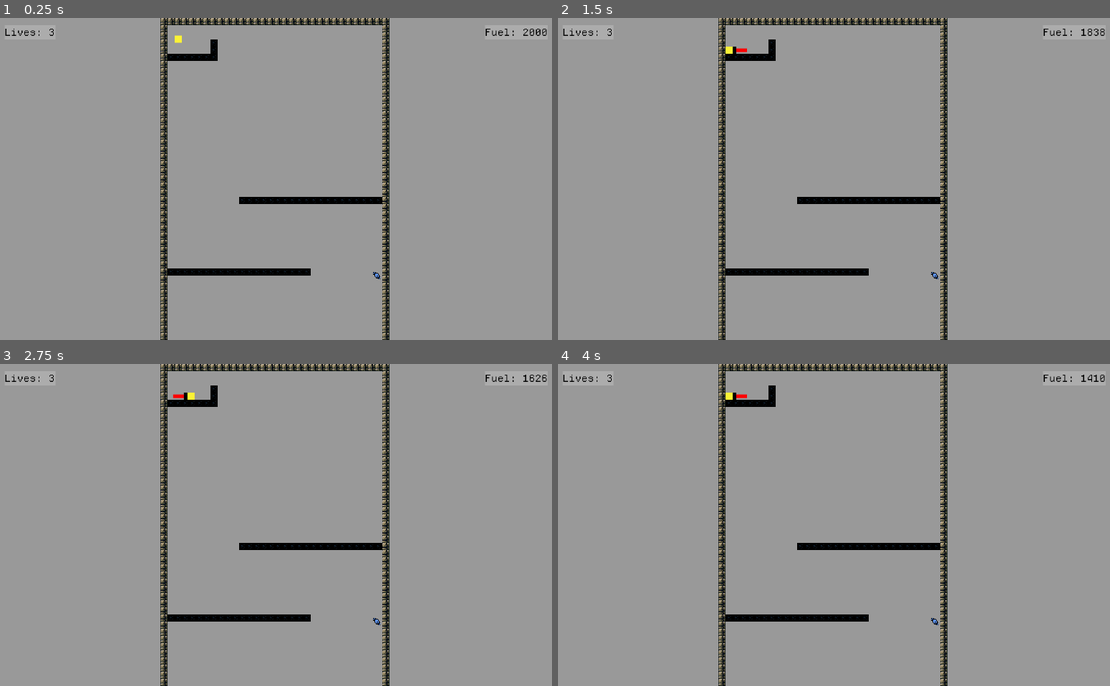
Above: before the commit, frames 1-4 (two rows, left to right).
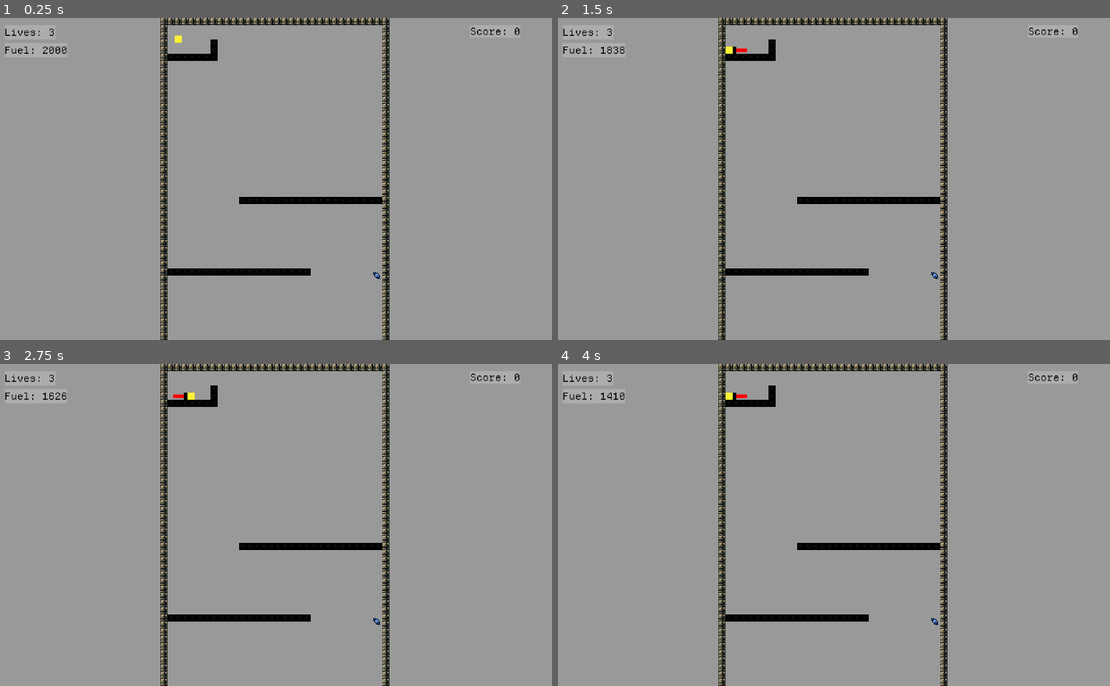
Above: after the commit, the same moments.

Repository: OSGH-web/balloon-movement-demo
Game: Godot game, scene res://scenes/main.tscn
Same seed, same stepped clock (60 frames per second), same inputs: the game is played once before the commit and once after it.
Inputs:
- Up to frame 1 (0.25 s): no input
- Up to frame 2 (1.5 s): tap Enter at 0.5 s; hold Right (ui_right) from 0.53 s (still down); tap Up (ui_up) at 0.77 s; tap Space at 1.25 s
- Up to frame 3 (2.75 s): tap Up (ui_up) at 1.52 s; release Right (ui_right) at 2.03 s; hold Left (ui_left) from 2.03 s (still down)
- Up to frame 4 (4 s): release Left (ui_left) at 2.78 s; hold Right (ui_right) from 2.78 s (still down); tap Up (ui_up) at 3.02, 3.77 s

The runs differ from the first frame. In frame 1, 0.2% of the frame differs, in the area x 0-100%, y 2-12%; in frame 2, 0.2%; in frame 3, 0.2%; in frame 4, 0.2%.

Commit message:
Implemented player score (#29)
* Implemented player score

* Use correct Unique name for `GameInfo` UI Panel in `game_manager.gd`

---------

Co-authored-by: OSGH-web <btaussig97+open-source-github@gmail.com>

Diff:
--- a/levels/1-11_guantlet.tscn
+++ b/levels/1-11_guantlet.tscn
@@ -42,15 +42,15 @@
 position = Vector2(384, 736)
 size = Vector2(240, 600)
 
-[node name="Slime" parent="." index="14" instance=ExtResource("4_0alfw")]
+[node name="Slime" parent="." index="13" instance=ExtResource("4_0alfw")]
 position = Vector2(1622, 264)
 
-[node name="Slime2" parent="." index="15" instance=ExtResource("4_0alfw")]
+[node name="Slime2" parent="." index="14" instance=ExtResource("4_0alfw")]
 position = Vector2(607, 264)
 
-[node name="Spike" parent="." index="16" instance=ExtResource("5_84md7")]
-position = Vector2(129, 1032)
+[node name="Spike" parent="." index="15" instance=ExtResource("5_84md7")]
+position = Vector2(104, 1008)
 
-[node name="Spike2" parent="." index="17" instance=ExtResource("5_84md7")]
-position = Vector2(129, 312)
+[node name="Spike2" parent="." index="16" instance=ExtResource("5_84md7")]
+position = Vector2(152, 336)
 rotation = 3.14159
--- a/scenes/UI/hud.tscn
+++ b/scenes/UI/hud.tscn
@@ -22,9 +22,9 @@
 anchors_preset = 1
 anchor_left = 1.0
 anchor_right = 1.0
-offset_left = 1400.0
-offset_right = 1610.0
-offset_bottom = 48.0
+offset_left = -210.0
+offset_top = 60.0
+offset_bottom = 108.0
 grow_horizontal = 0
 theme_override_styles/normal = ExtResource("2_18exe")
 text = "Fuel: 1000"
@@ -41,16 +41,11 @@
 label_settings = ExtResource("3_0jeyp")
 vertical_alignment = 1
 
-[node name="Level_Complete" type="Label" parent="Control"]
+[node name="Score" type="Label" parent="Control"]
 unique_name_in_owner = true
-visible = false
 layout_mode = 0
-offset_left = 310.0
-offset_top = 400.0
-offset_right = 1087.0
-offset_bottom = 442.0
+offset_left = 1350.0
+offset_right = 1390.0
+offset_bottom = 42.0
 theme_override_styles/normal = ExtResource("2_18exe")
-text = "Level Complete! Loading Next Level..."
 label_settings = ExtResource("3_0jeyp")
-horizontal_alignment = 1
-vertical_alignment = 1
--- a/scenes/game_manager.tscn
+++ b/scenes/game_manager.tscn
@@ -22,7 +22,7 @@
 
 [node name="CanvasLayer" type="CanvasLayer" parent="."]
 
-[node name="Player_Died" type="Label" parent="CanvasLayer"]
+[node name="GameInfo" type="Label" parent="CanvasLayer"]
 unique_name_in_owner = true
 visible = false
 anchors_preset = 8
--- a/scripts/UI/hud.gd
+++ b/scripts/UI/hud.gd
@@ -9,7 +9,4 @@
 	var fuel_amount = max(0, int(player.FUEL))
 	%Fuel.text = "Fuel: %d" % fuel_amount
 	%Lives.text = "Lives: %d" % GameManager.lives
-	if GameManager.levelComplete:
-		%Level_Complete.visible = true
-	else:
-		%Level_Complete.visible = false
+	%Score.text = "Score: %d" % GameManager.score
--- a/scripts/end_zone.gd
+++ b/scripts/end_zone.gd
@@ -12,7 +12,7 @@
 	update_shape()
 
 func _on_body_entered(body):
-	if body.is_in_group("player"):
+	if body.is_in_group("player") and not GameManager.endZoneTriggered:
 		GameManager.load_next_level()
 
 func _process(_delta):
--- a/scripts/game_manager.gd
+++ b/scripts/game_manager.gd
@@ -4,10 +4,10 @@
 extends Control
 var curr_level = 0
 var lives = 1
-# TODO: Implement score feature and give extra lives for enough score.
+# 10k score gives an extra life. You automatically get 1k per level, plus however much fuel you have left over.
 var score = 0
+var extraLivesDivisor = 1
 var level_files = []
-var levelComplete = false
 var endZoneTriggered = false
 # Show a message upon levelCompletion
 @onready var background_music = $Background_Music
@@ -30,25 +30,45 @@
 func reset():
 	lives = 3
 	score = 0
+	extraLivesDivisor = 1
 	curr_level = 0
 	background_music.pitch_scale = 1.03
 
 func load_next_level():
-	levelComplete = true
 	if curr_level > 0:
-		var player = get_player()
-		# Prevents bug where level resets if enetering endzone when out of fuel.
+		background_music.pitch_scale = 1.03
+		# Prevents bug where level resets if entering endzone when out of fuel.
 		endZoneTriggered = true
 		# Freeze to prevent player death after endzone trigger
-		player.set_physics_process(false)
-		await get_tree().create_timer(2).timeout
-		player.set_physics_process(true)
-		endZoneTriggered = false
+		await calculateScore()
+		await get_tree().create_timer(1).timeout
 	var level_path = "res://levels/%s" % level_files[curr_level]
 	curr_level += 1
-	levelComplete = false
 	get_tree().change_scene_to_file(level_path)
+	# Must go after changing scene to avoid issues.
+	endZoneTriggered = false
 
+func calculateScore():
+	%GameInfo.text = "Level Complete! +1000 Score!"
+	%GameInfo.visible = true
+	await get_tree().create_timer(1).timeout
+	score += 1000 # for level clear
+	%GameInfo.visible = false
+	await scoreCountDown()
+	if score > 10000 * extraLivesDivisor:
+		lives += 1
+		extraLivesDivisor += 1
+
+func scoreCountDown():
+	var player = get_player()
+	while player.FUEL > 0:
+		if player.FUEL <= 5:
+			player.FUEL -= 1
+			score += 1
+		else:
+			player.FUEL -= 5
+			score += 5
+		await get_tree().process_frame
 
 func on_player_died():
 	if endZoneTriggered:
@@ -56,17 +76,17 @@
 		return
 	lives -= 1
 	if lives > 0:
-		%Player_Died.text = "YOU DIED! RESETTING LEVEL..."
-		%Player_Died.visible = true
+		%GameInfo.text = "YOU DIED! RESETTING LEVEL..."
+		%GameInfo.visible = true
 		await get_tree().create_timer(2).timeout
 		background_music.pitch_scale = 1.03
-		%Player_Died.visible = false
+		%GameInfo.visible = false
 		get_tree().reload_current_scene()
 	else:
-		%Player_Died.text = "GAME OVER! BACK TO LEVEL 1 :) "
-		%Player_Died.visible = true
+		%GameInfo.text = "GAME OVER! BACK TO LEVEL 1 :) "
+		%GameInfo.visible = true
 		await get_tree().create_timer(2).timeout
-		%Player_Died.visible = false
+		%GameInfo.visible = false
 		reset()
 		load_next_level()
 
--- a/scripts/player.gd
+++ b/scripts/player.gd
@@ -40,7 +40,7 @@
 	GameManager.background_music.pitch_scale = 1.03 # Changes music to normal if you ran out of fuel then got it back.
 
 func _on_timer_timeout():
-	if int(FUEL) <= 0:
+	if int(FUEL) <= 0 && not GameManager.endZoneTriggered:
 		emit_signal("player_died")
 
 func _get_friction():
@@ -68,8 +68,9 @@
 	if FUEL > 0:
 		velocity -= velocity_update
 		# fuel is independent of scale
-		FUEL -= velocity_update.length() / physics_scale_factor
-	elif timer.is_stopped():
+		if not GameManager.endZoneTriggered:
+			FUEL -= velocity_update.length() / physics_scale_factor
+	elif timer.is_stopped() and not GameManager.endZoneTriggered:
 		GameManager.background_music.pitch_scale = 0.7
 		timer.start()
 
